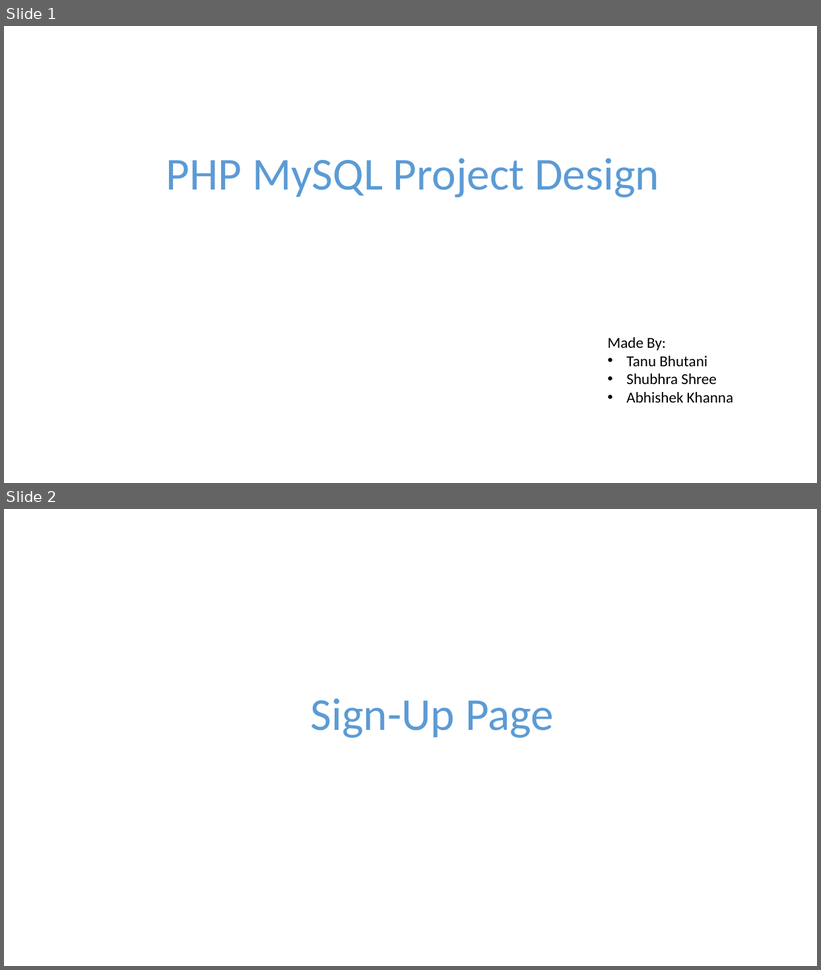
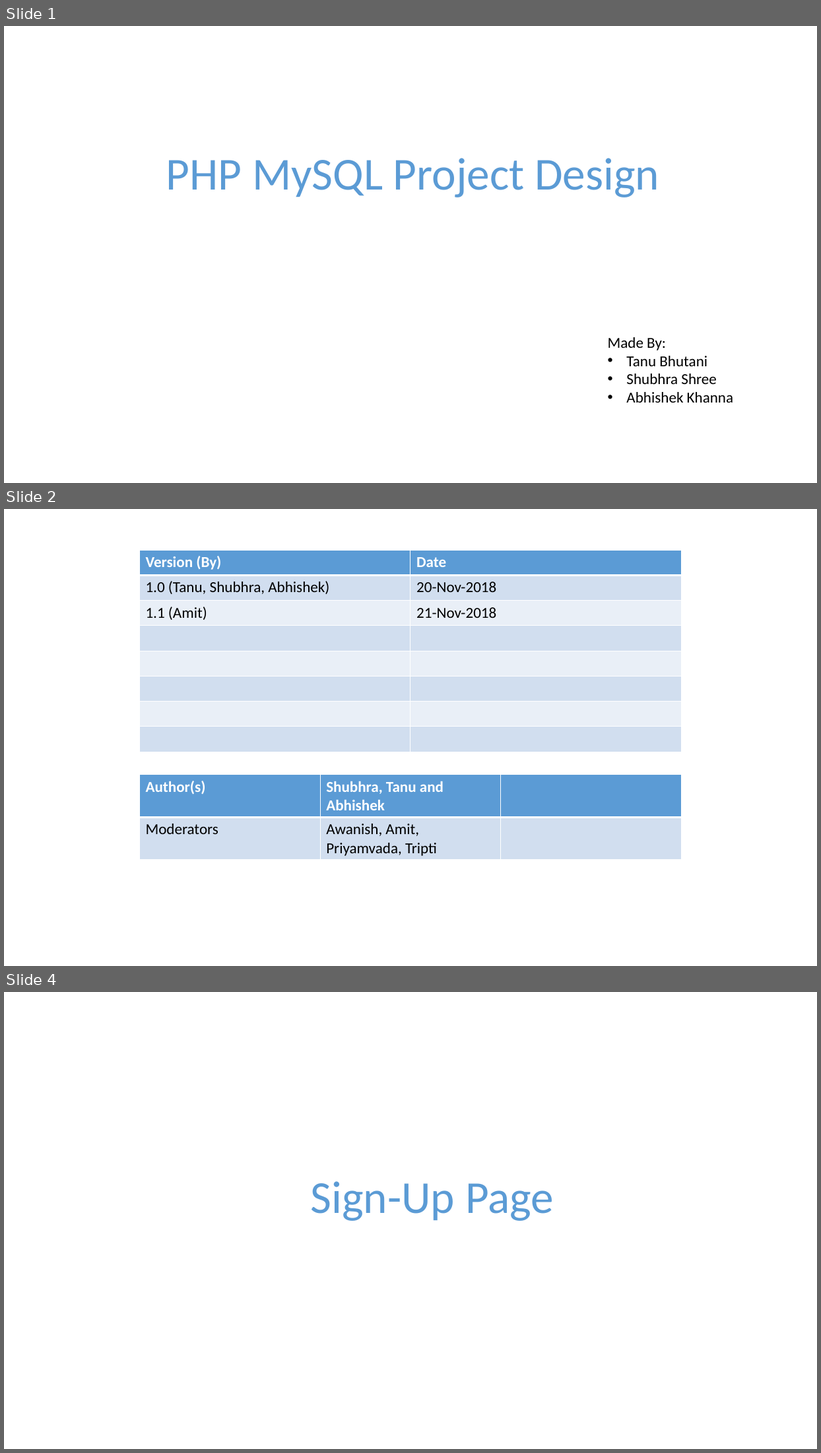
Before and after one commit to amiturfriend007/SocialVibes, a slide deck: PHP MySql Project.pptx. Shown one above the other, each under a label of ours: slides 1 and 2 before the commit, slides 1, 2 and 4 after it; the slides between them are not shown. The pictures are 821x970 and 821x1453 pixels, drawn with LibreOffice and Linux fonts; fonts in the diff are those of the drawing. Boxes give left, top, right and bottom in pixels: in the first picture for what was removed or moved away, otherwise in the second. Text is boxed around its words. In the diff, an @@ line names an element or a change of style, - is before the commit and + after.

```diff
--- a/PHP MySql Project.pptx
+++ b/PHP MySql Project.pptx
@@ slide 2 added at (4,509,817,966), background #FFFFFF @@
@@ table added at (139,550,681,753), 8 rows, 2 columns @@
+Version (By) | Date
+1.0 (Tanu, Shubhra, Abhishek) | 20-Nov-2018
+1.1 (Amit) | 21-Nov-2018
+ | 
+ | 
+ | 
+ | 
+ | 
@@ table added at (139,775,681,860), 2 rows, 3 columns @@
+Author(s) | Shubhra, Tanu and Abhishek | 
+Moderators | Awanish, Amit, Priyamvada, Tripti | 
@@ what was slide 2 is now slide 4 @@
```
Also in this commit, not shown: 2 other slides added.
